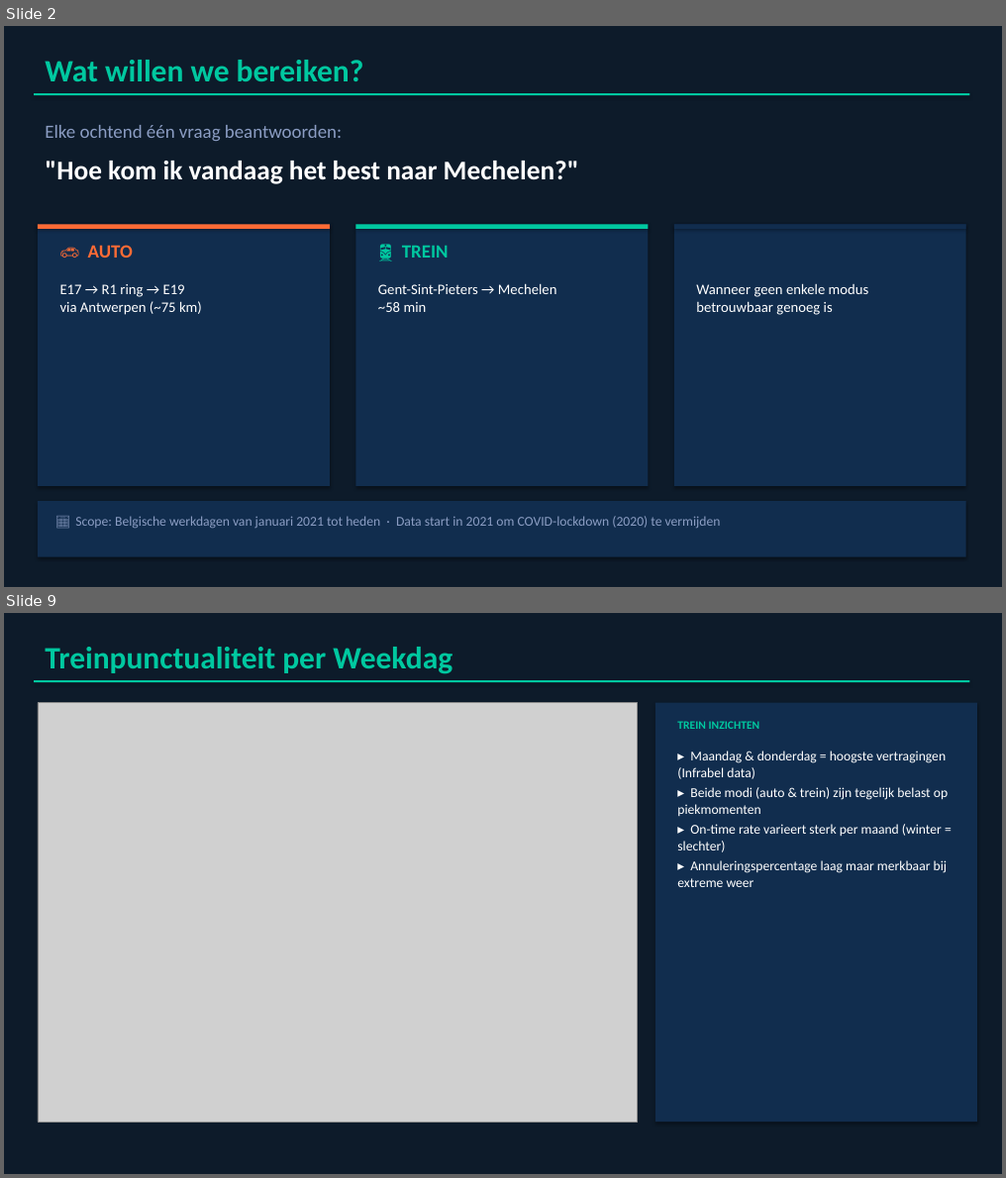
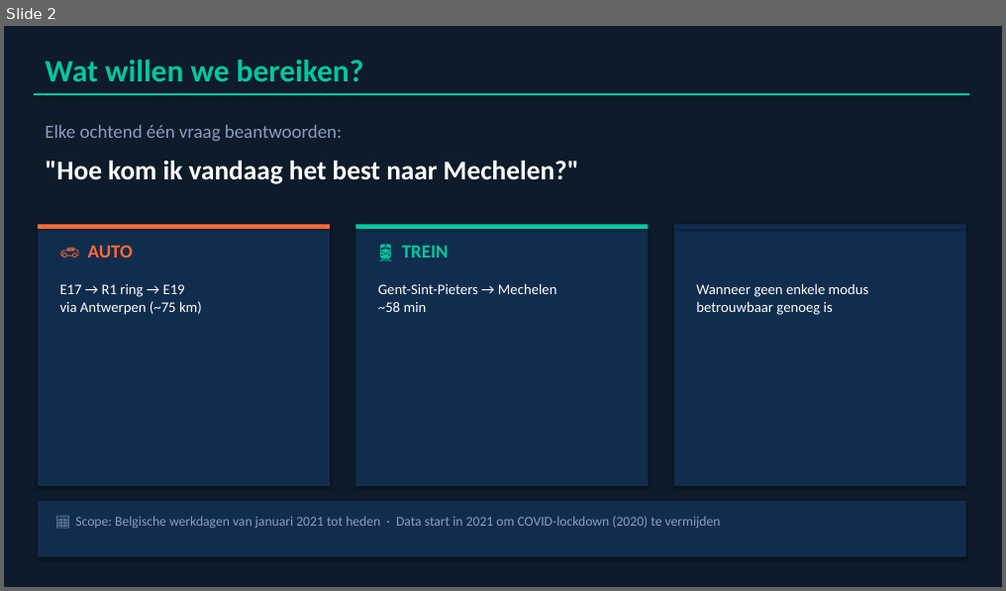
Before and after one commit to MaximeMylle/trafic_forecast_datascience, a slide deck: Gent_Mechelen_Presentatie.pptx. Shown one above the other, each under a label of ours: slides 2 and 9 before the commit, slide 2 after it; the slides between them are not shown. The pictures are 1006x1178 and 1006x591 pixels, drawn with LibreOffice and Linux fonts; fonts in the diff are those of the drawing; grey boxes stand for pictures. Boxes give left, top, right and bottom in pixels: in the first picture for what was removed or moved away, otherwise in the second. Text is boxed around its words. In the diff, an @@ line names an element or a change of style, - is before the commit and + after.

```diff
--- a/Gent_Mechelen_Presentatie.pptx
+++ b/Gent_Mechelen_Presentatie.pptx
@@ slide 9 removed at (4,613,1002,1174), background #0D1B2A @@
@@ text removed at (45,647,452,674) @@
-Treinpunctualiteit per Weekdag
@@ rectangle removed at (34,680,969,682) @@
@@ picture removed at (38,703,637,1122) @@
@@ rectangle removed at (655,703,977,1122) @@
@@ text removed at (677,721,760,729) @@
-TREIN INZICHTEN
@@ text removed at (677,751,947,887) @@
-▸ Maandag & donderdag = hoogste vertragingen (Infrabel data)
-▸ Beide modi (auto & trein) zijn tegelijk belast op piekmomenten
-▸ On-time rate varieert sterk per maand (winter = slechter)
-▸ Annuleringspercentage laag maar merkbaar bij extreme weer
```
Also in this commit, not shown: 11 slides changed, 3 slides added, 4 other slides removed.
